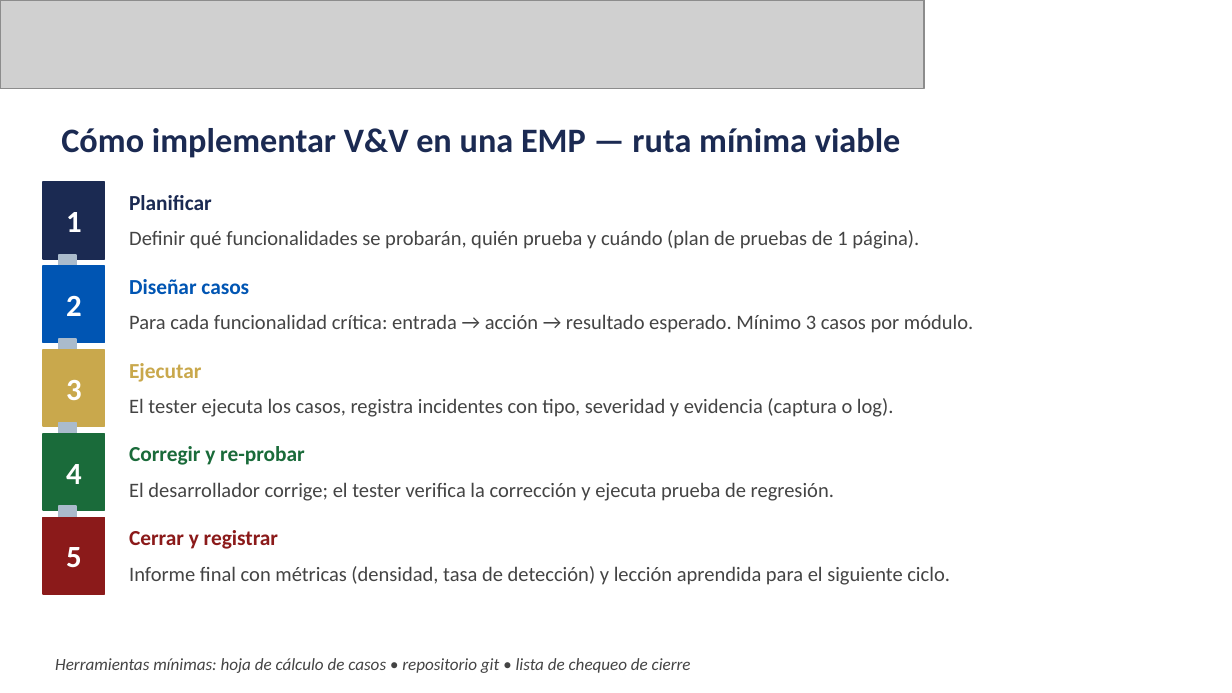
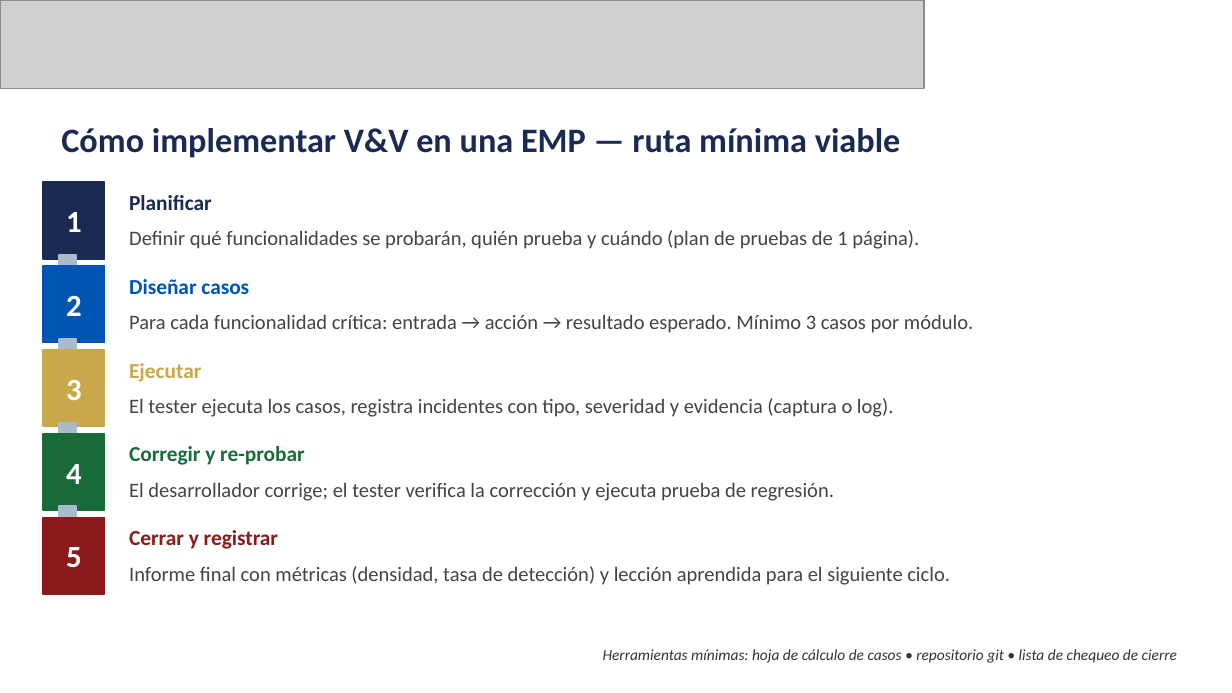
Before and after one commit to cesarabs54/Q6-NRC-1384-EMCDS, a slide deck: slide 6 of Semana_3/Semana_3_ISO_IEC_29110.pptx. Drawn at 1232x693 pixels with LibreOffice and Linux fonts; fonts in the diff are those of the drawing; grey boxes stand for pictures; background and template pictures are left out. Boxes give left, top, right and bottom in pixels: in the first picture for what was removed or moved away, otherwise in the second. Text is boxed around its words. In the diff, an @@ line names an element or a change of style, - is before the commit and + after.

```diff
--- a/Semana_3/Semana_3_ISO_IEC_29110.pptx
+++ b/Semana_3/Semana_3_ISO_IEC_29110.pptx
@@ text "Herramientas mínimas: hoja de cálculo ...": place and size @@
-text "Herramientas mínimas: hoja de cálculo ..." at (55, 658, 691, 673)
+text "Herramientas mínimas: hoja de cálculo ..." at (603, 649, 1177, 663)
@@ text "Herramientas mínimas: hoja de cálculo ..." at (603, 649, 1177, 663): size 10 to 9 pt, text colour #444444 to #333333; alignment left to right @@
```
Also in this commit, not shown: 2 other slides changed, 5 other files.
